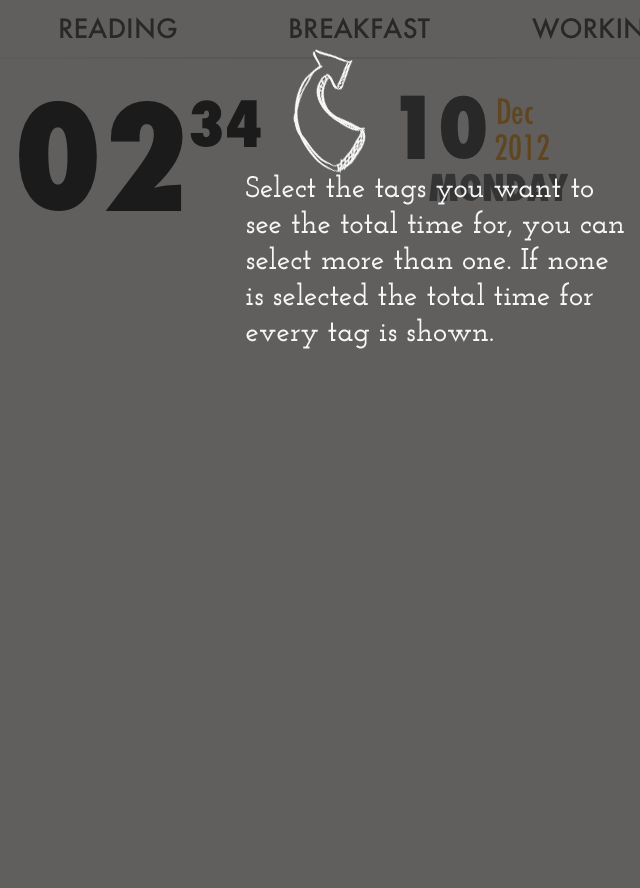
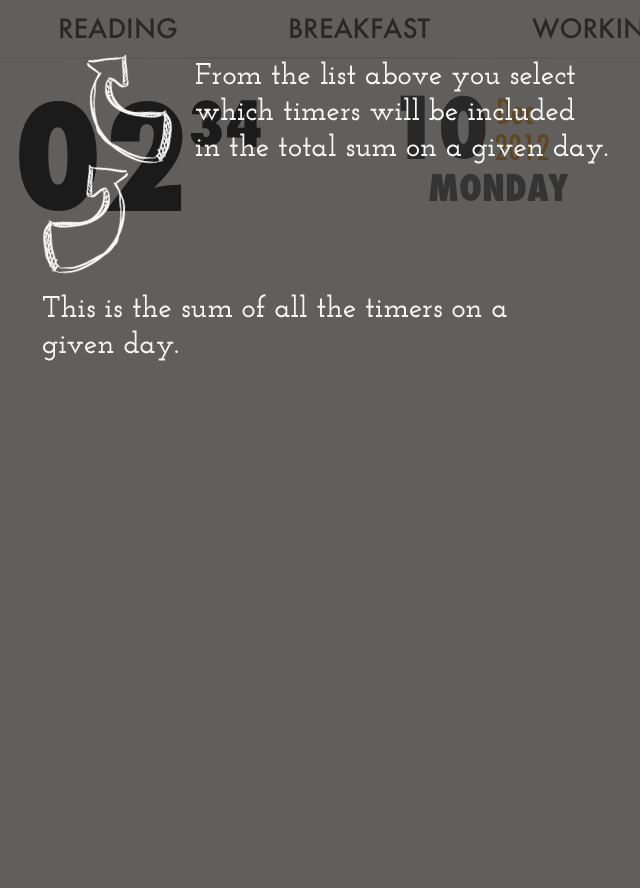
Layered file, before and after one edit (640x888). Changes by layer:
removed layer "Layer 3" from group "Group 1" over (293, 49, 366, 173)
added layer "Layer 4 copy" in group "Group 1" over (42, 164, 129, 274)
renamed "Select the tags you want to see the total time for, you can sel" to "This is the sum of all the timers on a given day.", painted on it over (43, 174, 624, 361)
added layer "Layer 4" in group "Group 1" over (86, 54, 173, 164)
added layer "From the list above you select which timers will be included in" in group "Group 1" over (196, 61, 608, 164)
